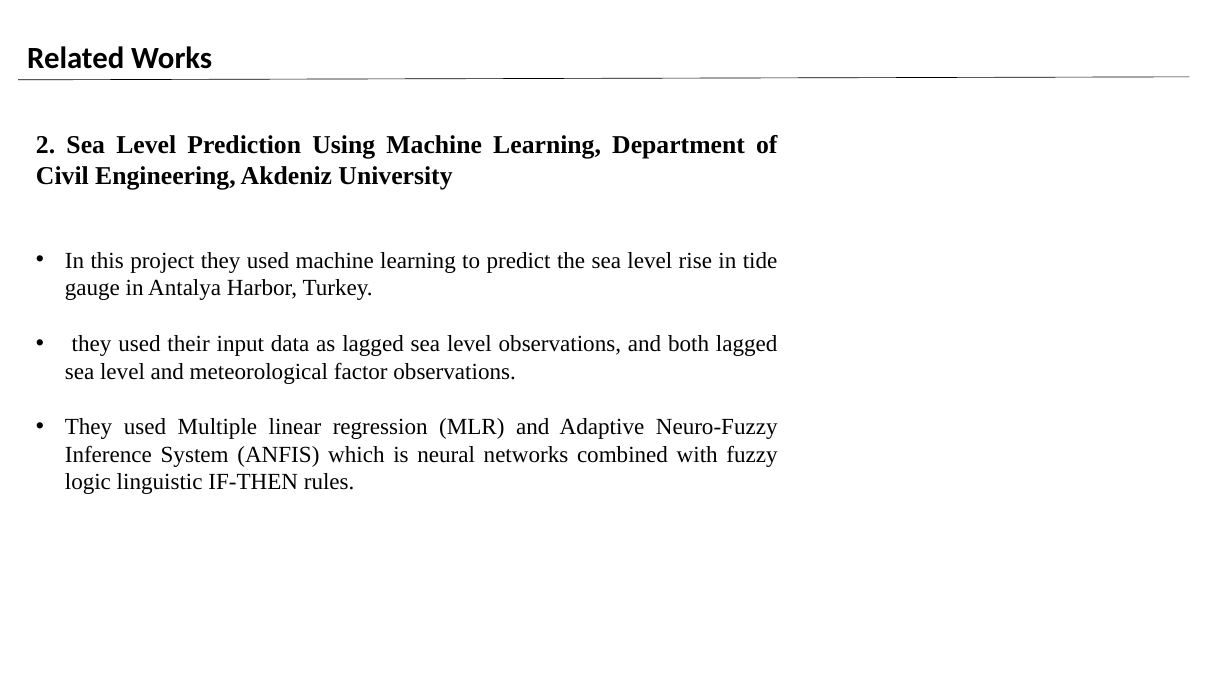
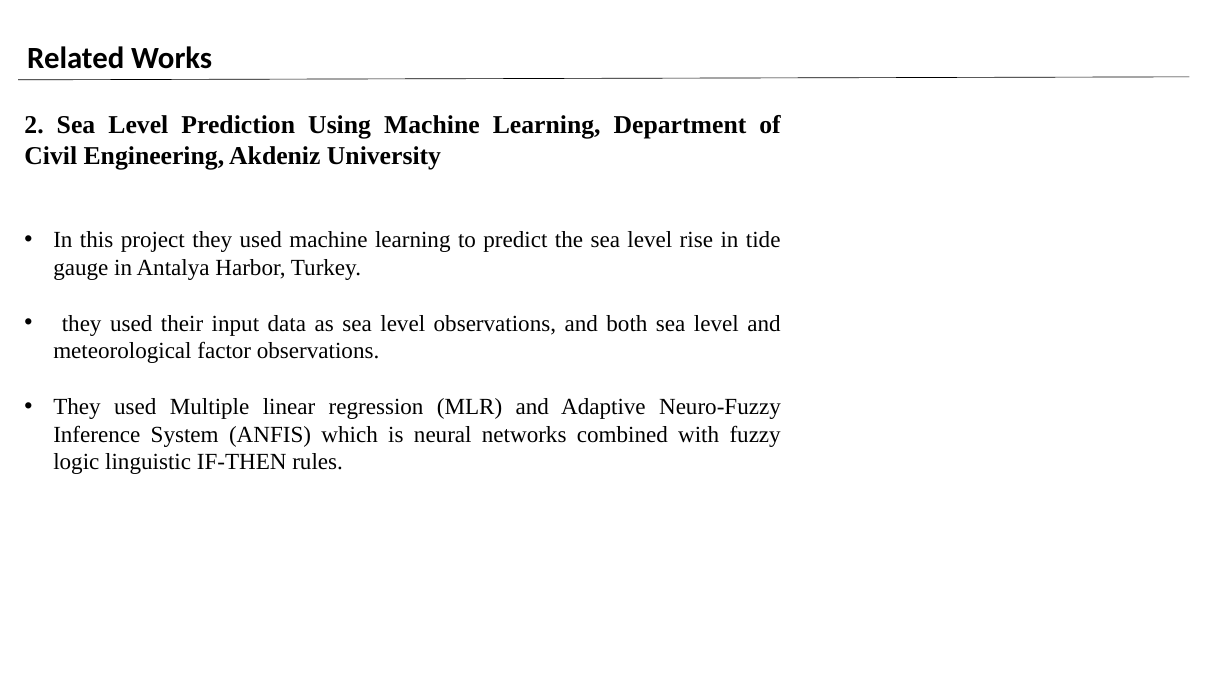
Before and after one commit to Omar0Khaled152001/Sea-Level-Prediction-Sytstem, a slide deck: slide 15 of Sea Level Rise PP.pptx. Drawn at 1232x693 pixels with LibreOffice and Linux fonts; fonts in the diff are those of the drawing; background and template pictures are left out. Boxes give left, top, right and bottom in pixels: in the first picture for what was removed or moved away, otherwise in the second. Text is boxed around its words. In the diff, an @@ line names an element or a change of style, - is before the commit and + after.

```diff
--- a/Sea Level Rise PP.pptx
+++ b/Sea Level Rise PP.pptx
@@ text "2. Sea Level Prediction Using ..." moved from (x1=36, y1=135, x2=778, y2=494) to (x1=24, y1=115, x2=781, y2=474) @@
@@ text at (x1=53, y1=315, x2=780, y2=363): text changed @@
-• they used their input data as lagged sea level observations, and both lagged sea level and meteorological factor observations.
+• they used their input data as sea level observations, and both sea level and meteorological factor observations.
```
Also in this commit, not shown: 11 other slides changed, 3 slides added, 1 slide removed, 1 other file.
